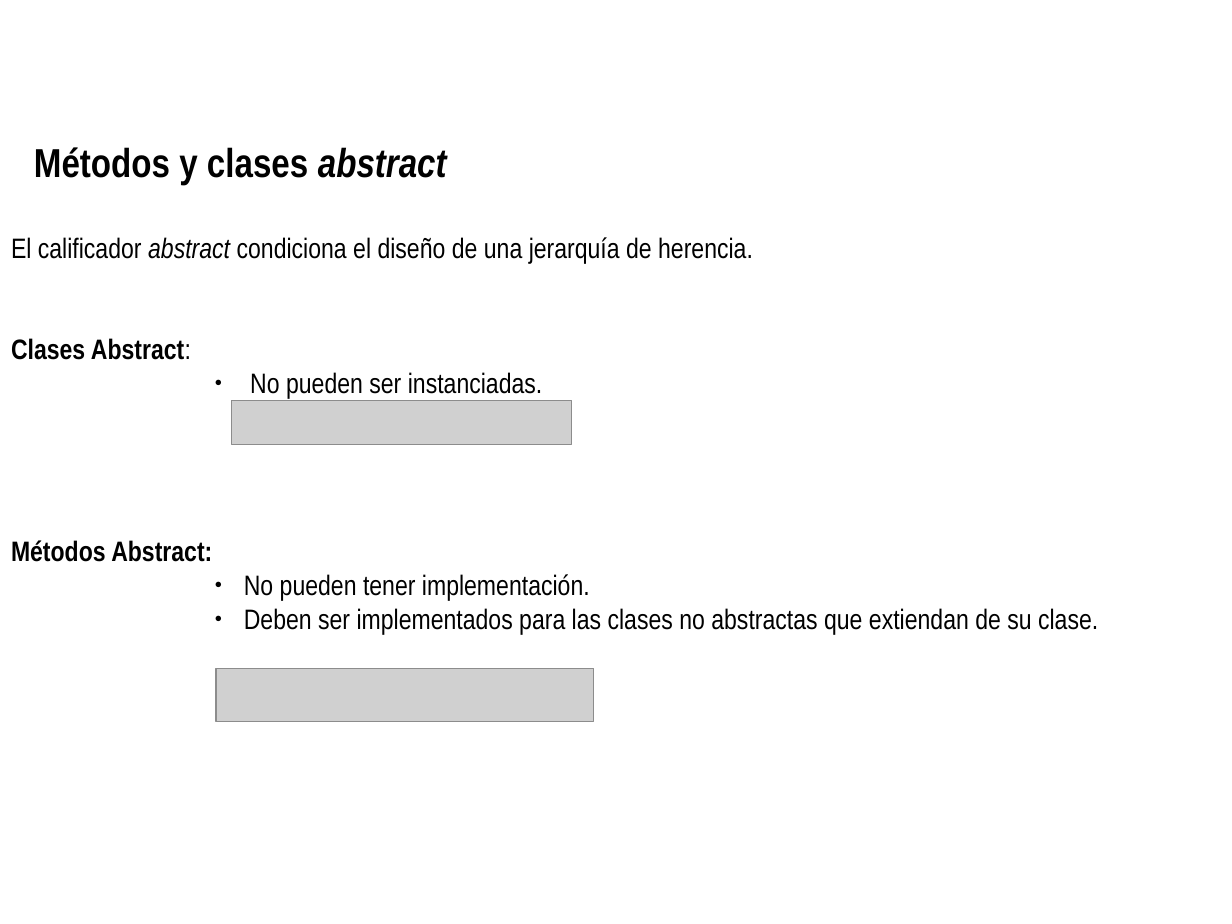
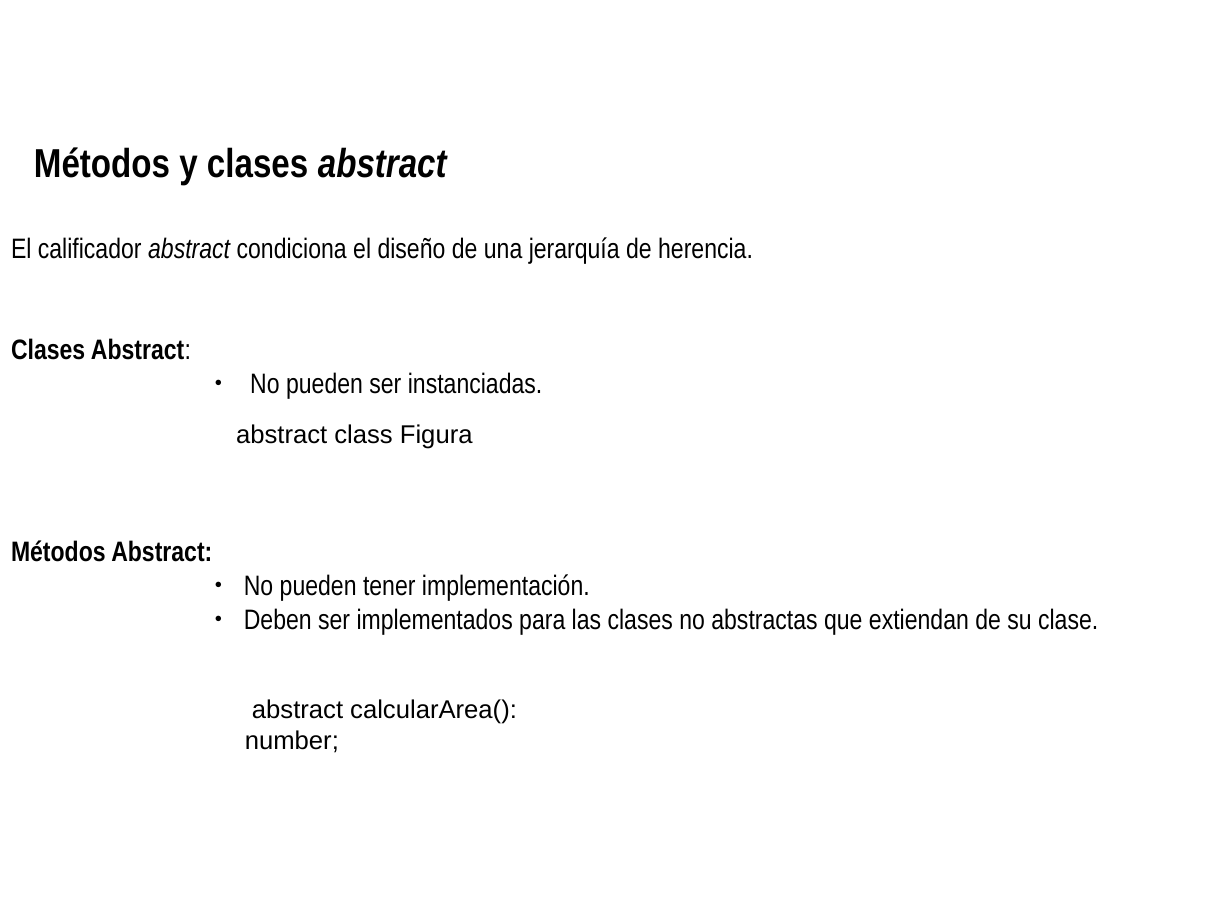
Before and after one commit to Agustin-Nicolas-Torres/paradigmaUAP2025, a slide deck: slide 11 of objetos/poo_2.odp (slide 10 before the commit). Drawn at 1232x924 pixels with LibreOffice and Linux fonts; fonts in the diff are those of the drawing; grey boxes stand for pictures; background and template pictures are left out. Boxes give left, top, right and bottom in pixels: in the first picture for what was removed or moved away, otherwise in the second. Text is boxed around its words. In the diff, an @@ line names an element or a change of style, - is before the commit and + after.

```diff
--- a/objetos/poo_2.odp
+++ b/objetos/poo_2.odp
@@ picture removed at box(232, 400, 572, 445) @@
@@ text added at box(236, 424, 473, 449), 15 pt, text #000000 @@
+abstract class Figura
@@ picture removed at box(216, 668, 594, 721) @@
@@ text added at box(245, 699, 517, 753), 15 pt, text #000000 @@
+abstract calcularArea(): number;
```
Also in this commit, not shown: 2 other slides changed, 2 slides added, 4 slides removed, 4 other files.
